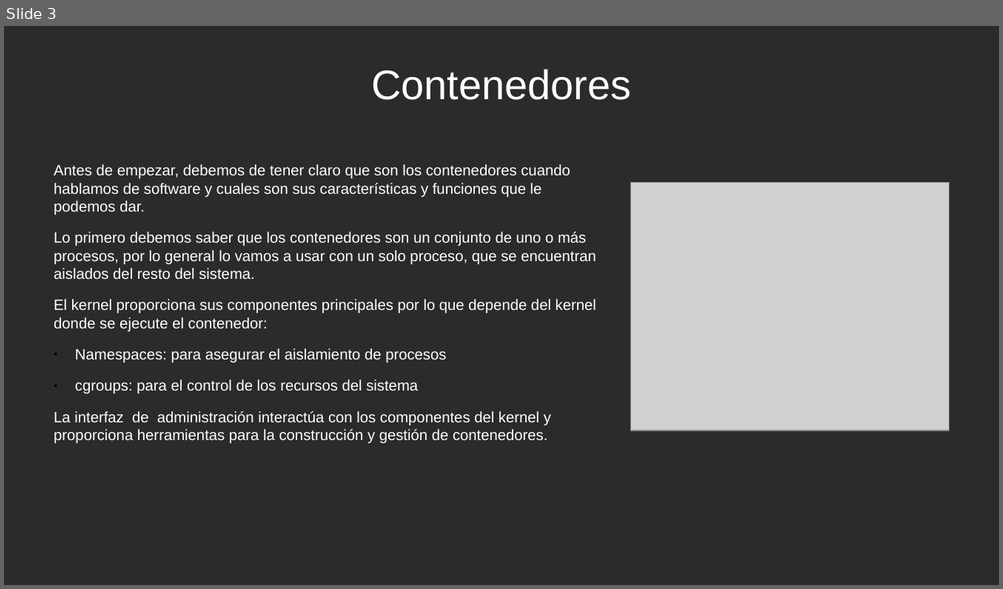
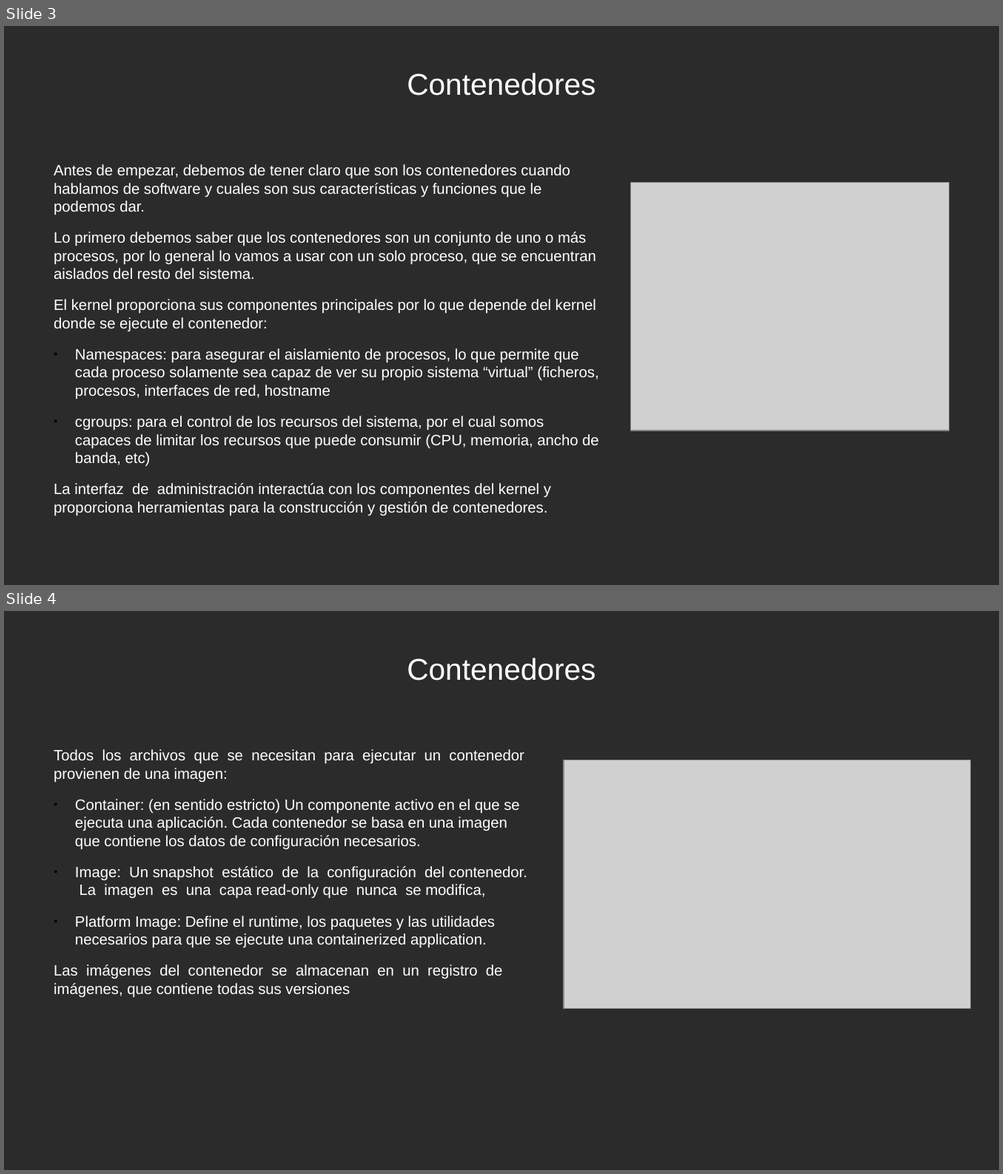
Before and after one commit to FranJaviMN/Proyecto-integrado, a slide deck: Presentación.odp. Shown one above the other, each under a label of ours: slide 3 before the commit, slides 3 and 4 after it. The pictures are 1003x589 and 1003x1174 pixels, drawn with LibreOffice and Linux fonts; fonts in the diff are those of the drawing; grey boxes stand for pictures; background and template pictures are left out; a plain dark background stands for a picture behind light text. Boxes give left, top, right and bottom in pixels: in the first picture for what was removed or moved away, otherwise in the second. Text is boxed around its words. In the diff, an @@ line names an element or a change of style, - is before the commit and + after.

```diff
--- a/Presentación.odp
+++ b/Presentación.odp
@@ slide 4 added at box(4, 611, 999, 1170), background picture (left out) @@
@@ title added at box(407, 658, 595, 681), 24 pt, text #FFFFFF @@
+Contenedores
@@ text added at box(54, 749, 527, 998), 12 pt, text #FFFFFF @@
+Todos los archivos que se necesitan para ejecutar un contenedor provienen de una imagen:
+● Container: (en sentido estricto) Un componente activo en el que se ejecuta una aplicación. Cada contenedor se basa en una imagen que contiene los datos de configuración necesarios.
+● Image: Un snapshot estático de la configuración del contenedor. La imagen es una capa read-only que nunca se modifica,
+● Platform Image: Define el runtime, los paquetes y las utilidades necesarios para que se ejecute una containerized application.
+Las imágenes del contenedor se almacenan en un registro de imágenes, que contiene todas sus versiones
@@ picture added at box(563, 760, 970, 1009) @@
@@ slide 3 changed as well @@
@@ title "Contenedores" at box(407, 73, 595, 96): size 33 to 24 pt @@
@@ text at box(75, 349, 599, 467): text changed @@
-● Namespaces: para asegurar el aislamiento de procesos
-● cgroups: para el control de los recursos del sistema
+● Namespaces: para asegurar el aislamiento de procesos, lo que permite que cada proceso solamente sea capaz de ver su propio sistema “virtual” (ficheros, procesos, interfaces de red, hostname
+● cgroups: para el control de los recursos del sistema, por el cual somos capaces de limitar los recursos que puede consumir (CPU, memoria, ancho de banda, etc)
```
Also in this commit, not shown: 2 other slides changed, 3 other slides added, 1 slide removed.
